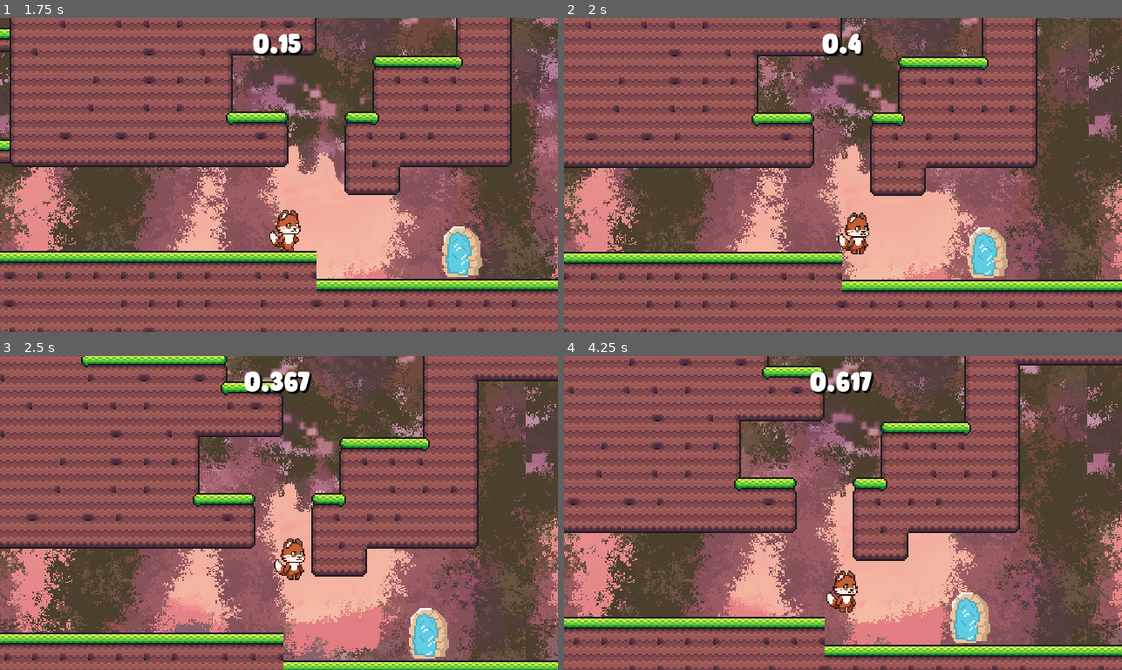
Above: before the commit, frames 1-4 (two rows, left to right).
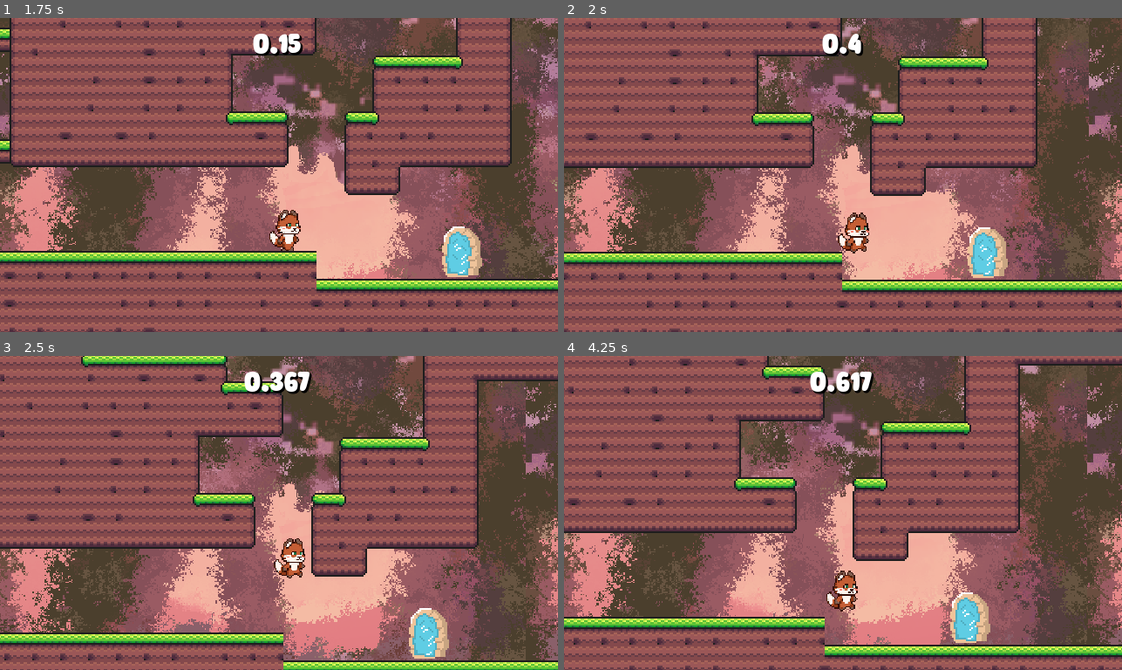
Above: after the commit, the same moments.

Repository: alwong18/AnimalExplorer
Game: Godot game, scene res://Scenes/start_menu.tscn
The game is run twice, just before and just after one commit, with the same random seed, the same clock (stepped at 60 frames per second) and the same inputs. The engine's default icon, where the game draws it, is replaced by a stand-in: a white triangle on a blue panel in a dark square.
Inputs:
- Up to frame 1 (1.75 s): click "Start Game" at 0.5 s; hold Right (move_right) from 1.28 s (still down); tap Space (shoot) at 1.35 s; tap Up (move_up) at 1.52 s
- Up to frame 2 (2 s): keep holding Right (move_right)
- Up to frame 3 (2.5 s): keep holding Right (move_right); tap Space (shoot) at 2.1 s; tap Up (move_up) at 2.27 s
- Up to frame 4 (4.25 s): release Right (move_right) at 2.78 s; hold Left (move_left) 2.78-3.53 s; tap Space (shoot) at 2.85, 3.6 s; hold Right (move_right) from 3.53 s (still down); tap Up (move_up) at 3.77 s

Frame 1 is identical in both runs. In frame 2, less than 0.1% of the frame differs, in the area x 50-55%, y 69-76%; in frame 3, less than 0.1%, in the area x 50-55%, y 65-72%; in frame 4, less than 0.1%.

Commit message:
fixed jump animation

Diff:
--- a/Scenes/player.tscn
+++ b/Scenes/player.tscn
@@ -25,10 +25,6 @@
 [sub_resource type="AtlasTexture" id="AtlasTexture_nbjog"]
 atlas = ExtResource("3_5dorw")
 region = Rect2(2000, 0, 500, 500)
-
-[sub_resource type="AtlasTexture" id="AtlasTexture_pl4ks"]
-atlas = ExtResource("4_gxpvc")
-region = Rect2(0, 0, 500, 500)
 
 [sub_resource type="AtlasTexture" id="AtlasTexture_hbybw"]
 atlas = ExtResource("4_gxpvc")
@@ -90,9 +86,6 @@
 }, {
 "frames": [{
 "duration": 1.0,
-"texture": SubResource("AtlasTexture_pl4ks")
-}, {
-"duration": 1.0,
 "texture": SubResource("AtlasTexture_hbybw")
 }, {
 "duration": 1.0,
@@ -149,7 +142,6 @@
 scale = Vector2(0.075, 0.075)
 sprite_frames = SubResource("SpriteFrames_yfnh3")
 animation = &"jump"
-frame_progress = 0.593563
 
 [node name="CollisionShape2D" type="CollisionShape2D" parent="."]
 position = Vector2(-0.125, 1)
--- a/Scripts/player.gd
+++ b/Scripts/player.gd
@@ -96,8 +96,7 @@
 	if input_axis != 0:
 		animated_sprite_2d.flip_h = (input_axis < 0)
 		animated_sprite_2d.play("run")
-	else:
+	elif is_on_floor():
 		animated_sprite_2d.play("idle")
-
 	if not is_on_floor():
 		animated_sprite_2d.play("jump")
Not shown: 1 places in Scenes/player.tscn that only renumber resources
